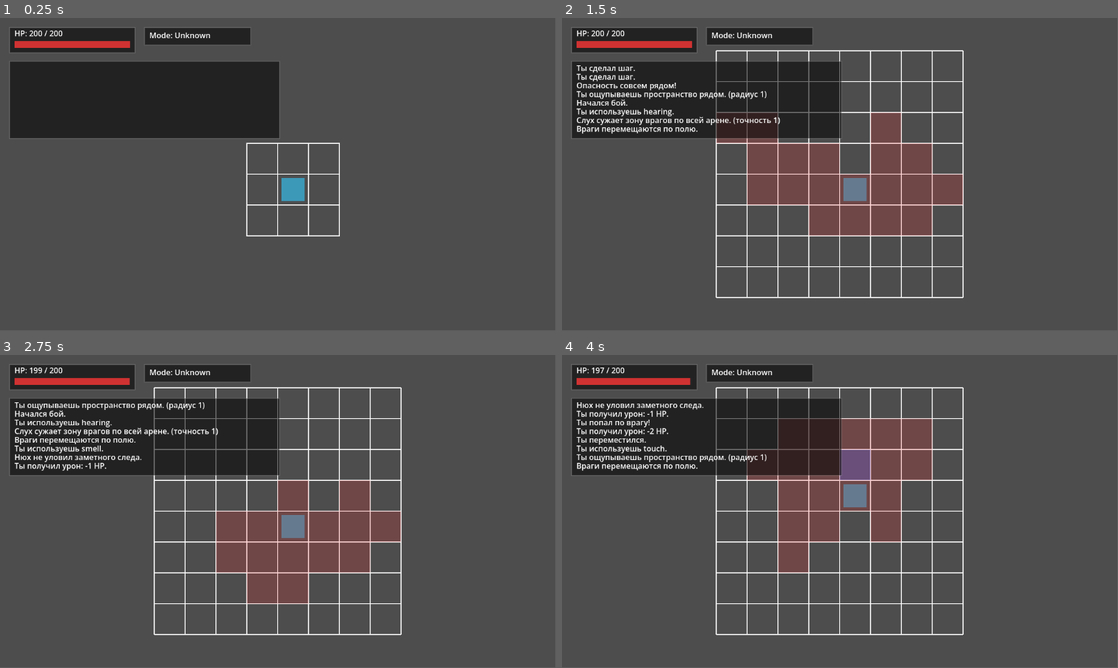
Above: before the commit, frames 1-4 (two rows, left to right).
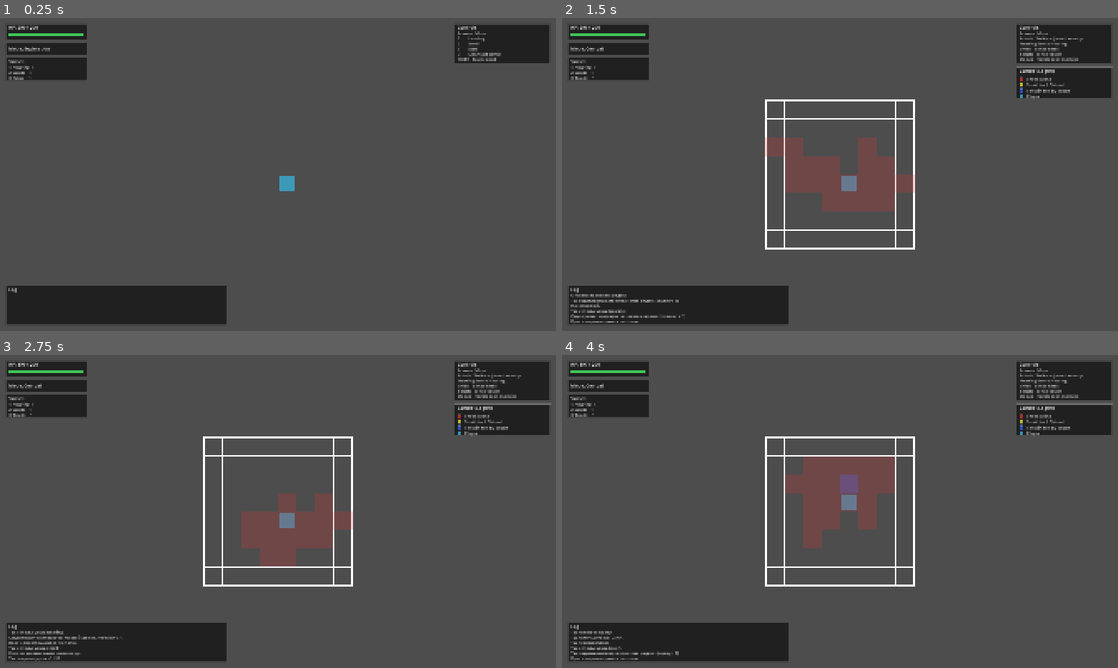
Above: after the commit, the same moments.

Repository: Anuar2004/Blind-Hunt
Game: Godot game, scene res://Main.tscn
Two runs of this game, one before a commit and one after it. Both use one fixed random seed, a clock stepped at 60 frames per second and the inputs below.
Inputs:
- Up to frame 1 (0.25 s): no input
- Up to frame 2 (1.5 s): tap Enter at 0.5 s; hold Right (ui_right) 0.53-1.28 s; hold Space (attack) 0.53-1.28 s; hold Down (ui_down) from 1.28 s (still down); tap 1 (sense_hearing) at 1.35 s
- Up to frame 3 (2.75 s): tap Enter at 2 s; release Down (ui_down) at 2.03 s; hold Right (ui_right) from 2.03 s (still down); hold 2 (sense_smell) from 2.03 s (still down)
- Up to frame 4 (4 s): tap Space (attack) at 2.75 s; release Right (ui_right) at 2.78 s; release 2 (sense_smell) at 2.78 s; hold Up (ui_up) 2.78-3.53 s; tap 3 (sense_touch) at 2.85 s; tap Enter at 3.5 s; hold Left (ui_left) from 3.53 s (still down); tap 0 at 3.6 s
The window is 799x449 before the commit and 800x450 after it. Grey fills any space a smaller window leaves; there, only what the larger window draws over its background counts as a difference.

The runs differ from the first frame. In frame 1, 21% of the frame differs, in the area x 1-99%, y 2-98%; in frame 2, 31%, in the area x 1-100%, y 2-98%; in frame 3, 30%; in frame 4, 30%.

Commit message:
HUD changes
Huge HUD revamp.

Diff:
--- a/combat_layer.gd
+++ b/combat_layer.gd
@@ -17,7 +17,6 @@
 func _process(_delta: float) -> void:
 	var board_size := Vector2(w * cell_size, h * cell_size)
 	position = (get_viewport_rect().size - board_size) * 0.5
-	queue_redraw()
 
 func _draw():
 	# Сетка
--- a/game_session.gd
+++ b/game_session.gd
@@ -103,7 +103,7 @@
 func from_dict(data: Dictionary) -> void:
 	# --- базовые параметры ---
 	seed_value = int(data.get("seed_value", 0))
-	player_max_hp = int(data.get("player_hp_max", 200))
+	player_max_hp = int(data.get("player_max_hp", 200))
 	player_hp = int(data.get("player_hp", player_max_hp))
 	skills = data.get("skills", {"hearing": 1, "smell": 1, "echo": 1})
 
--- a/hud.gd
+++ b/hud.gd
@@ -1,10 +1,16 @@
 extends Control
 class_name HUD
 
-@export var lines_to_show := 8
+@export var lines_to_show := 6
+
+const PANEL_BG := Color(0, 0, 0, 0.58)
+const PANEL_BORDER := Color(1, 1, 1, 0.16)
+const TEXT_COLOR := Color(1, 1, 1, 0.95)
+const MUTED_TEXT := Color(0.82, 0.82, 0.82, 0.92)
 
 func _ready() -> void:
-	set_anchors_preset(Control.PRESET_FULL_RECT)
+	set_anchors_and_offsets_preset(Control.PRESET_FULL_RECT)
+	mouse_filter = Control.MOUSE_FILTER_IGNORE
 
 	if not Session.log_changed.is_connected(queue_redraw):
 		Session.log_changed.connect(queue_redraw)
@@ -15,82 +21,145 @@
 	queue_redraw()
 
 func _draw() -> void:
-	_draw_hp_panel()
-	_draw_state_panel()
-	_draw_log_panel()
-
-func _draw_hp_panel() -> void:
-	var hp := int(Session.player_hp)
-	var max_hp := _get_player_max_hp()
-
-	var panel_pos := Vector2(20, 20)
-	var panel_size := Vector2(260, 52)
-
-	draw_rect(Rect2(panel_pos, panel_size), Color(0, 0, 0, 0.55), true)
-	draw_rect(Rect2(panel_pos, panel_size), Color(1, 1, 1, 0.15), false, 1.5)
-
-	var bar_margin := 10.0
-	var bar_pos := panel_pos + Vector2(bar_margin, 28)
-	var bar_size := Vector2(panel_size.x - bar_margin * 2.0, 14)
-
-	draw_rect(Rect2(bar_pos, bar_size), Color(0.15, 0.15, 0.15, 0.9), true)
-
-	var fill_ratio := 0.0
-	if max_hp > 0:
-		fill_ratio = clamp(float(hp) / float(max_hp), 0.0, 1.0)
-
-	draw_rect(
-		Rect2(bar_pos, Vector2(bar_size.x * fill_ratio, bar_size.y)),
-		Color(0.85, 0.2, 0.2, 0.95),
-		true
-	)
-
 	var font := ThemeDB.fallback_font
 	if font == null:
 		return
 
-	draw_string(font, panel_pos + Vector2(10, 18), "HP: %d / %d" % [hp, max_hp])
-
-func _draw_state_panel() -> void:
-	var font := ThemeDB.fallback_font
-	if font == null:
-		return
-
-	var state_name := _get_state_name()
-	var panel_pos := Vector2(300, 20)
-	var panel_size := Vector2(220, 36)
-
-	draw_rect(Rect2(panel_pos, panel_size), Color(0, 0, 0, 0.55), true)
-	draw_rect(Rect2(panel_pos, panel_size), Color(1, 1, 1, 0.15), false, 1.5)
-
-	draw_string(font, panel_pos + Vector2(10, 22), "Mode: " + state_name)
-
-func _draw_log_panel() -> void:
-	var font := ThemeDB.fallback_font
-	if font == null:
-		return
-
-	var start = max(0, Session.log.size() - lines_to_show)
-
-	var panel_pos := Vector2(20, 90)
+	_draw_top_left_status(font)
+	_draw_top_right_controls(font)
+	_draw_bottom_log(font)
+
+	if _is_combat():
+		_draw_combat_legend(font)
+
+func _draw_top_left_status(font) -> void:
+	var start := Vector2(20, 20)
+
+	# HP panel
+	var hp_panel_pos := start
+	var hp_panel_size := Vector2(280, 56)
+	_draw_panel(hp_panel_pos, hp_panel_size)
+
+	var hp := int(Session.player_hp)
+	var max_hp := _get_player_max_hp()
+	var hp_ratio := 0.0
+	if max_hp > 0:
+		hp_ratio = clamp(float(hp) / float(max_hp), 0.0, 1.0)
+
+	draw_string(font, hp_panel_pos + Vector2(10, 18), "HP: %d / %d" % [hp, max_hp], HORIZONTAL_ALIGNMENT_LEFT, -1, 16, TEXT_COLOR)
+
+	var bar_pos := hp_panel_pos + Vector2(10, 30)
+	var bar_size := Vector2(hp_panel_size.x - 20, 14)
+	draw_rect(Rect2(bar_pos, bar_size), Color(0.15, 0.15, 0.15, 0.95), true)
+
+	var hp_color := Color(0.85, 0.2, 0.2, 0.96)
+	if hp_ratio > 0.66:
+		hp_color = Color(0.25, 0.8, 0.35, 0.96)
+	elif hp_ratio > 0.33:
+		hp_color = Color(0.95, 0.72, 0.2, 0.96)
+
+	draw_rect(Rect2(bar_pos, Vector2(bar_size.x * hp_ratio, bar_size.y)), hp_color, true)
+
+	# Mode panel
+	var mode_panel_pos := hp_panel_pos + Vector2(0, 68)
+	var mode_panel_size := Vector2(280, 38)
+	_draw_panel(mode_panel_pos, mode_panel_size)
+
+	draw_string(
+		font,
+		mode_panel_pos + Vector2(10, 24),
+		"Mode: " + _get_pretty_state_name(),
+		HORIZONTAL_ALIGNMENT_LEFT,
+		-1,
+		16,
+		TEXT_COLOR
+	)
+
+	# Skills panel
+	var skills_panel_pos := mode_panel_pos + Vector2(0, 50)
+	var skills_panel_size := Vector2(280, 78)
+	_draw_panel(skills_panel_pos, skills_panel_size)
+
+	draw_string(font, skills_panel_pos + Vector2(10, 18), "Senses", HORIZONTAL_ALIGNMENT_LEFT, -1, 16, TEXT_COLOR)
+
+	var hearing_lvl := int(Session.skills.get("hearing", 1))
+	var smell_lvl := int(Session.skills.get("smell", 1))
+	var echo_lvl := int(Session.skills.get("echo", 1))
+
+	draw_string(font, skills_panel_pos + Vector2(10, 38), "1 Hearing: %d" % hearing_lvl, HORIZONTAL_ALIGNMENT_LEFT, -1, 15, MUTED_TEXT)
+	draw_string(font, skills_panel_pos + Vector2(10, 56), "2 Smell:   %d" % smell_lvl, HORIZONTAL_ALIGNMENT_LEFT, -1, 15, MUTED_TEXT)
+
+	if _is_combat():
+		draw_string(font, skills_panel_pos + Vector2(10, 74), "3 Touch:   %d" % echo_lvl, HORIZONTAL_ALIGNMENT_LEFT, -1, 15, MUTED_TEXT)
+	else:
+		draw_string(font, skills_panel_pos + Vector2(10, 74), "3 Echo:    %d" % echo_lvl, HORIZONTAL_ALIGNMENT_LEFT, -1, 15, MUTED_TEXT)
+
+func _draw_top_right_controls(font) -> void:
+	var lines := _get_control_lines()
+	var hud_size := _hud_size()
+
+	var panel_w := 330.0
 	var line_h := 18.0
-	var panel_size := Vector2(560, lines_to_show * line_h + 16.0)
-
-	draw_rect(Rect2(panel_pos, panel_size), Color(0, 0, 0, 0.55), true)
-	draw_rect(Rect2(panel_pos, panel_size), Color(1, 1, 1, 0.15), false, 1.5)
-
-	var y := panel_pos.y + 20.0
-	for i in range(start, Session.log.size()):
-		draw_string(font, Vector2(panel_pos.x + 10.0, y), str(Session.log[i]))
+	var panel_h := 18.0 + float(lines.size()) * line_h + 10.0
+	var panel_pos := Vector2(hud_size.x - panel_w - 20.0, 20.0)
+	var panel_size := Vector2(panel_w, panel_h)
+
+	_draw_panel(panel_pos, panel_size)
+
+	draw_string(font, panel_pos + Vector2(10, 18), "Controls", HORIZONTAL_ALIGNMENT_LEFT, -1, 16, TEXT_COLOR)
+
+	var y := panel_pos.y + 38.0
+	for line in lines:
+		draw_string(font, Vector2(panel_pos.x + 10.0, y), line, HORIZONTAL_ALIGNMENT_LEFT, -1, 15, MUTED_TEXT)
 		y += line_h
 
+func _draw_combat_legend(font) -> void:
+	var hud_size := _hud_size()
+
+	var panel_pos := Vector2(hud_size.x - 330.0 - 20.0, 170.0)
+	var panel_size := Vector2(330, 104)
+	_draw_panel(panel_pos, panel_size)
+
+	draw_string(font, panel_pos + Vector2(10, 18), "Combat Legend", HORIZONTAL_ALIGNMENT_LEFT, -1, 16, TEXT_COLOR)
+
+	_draw_legend_row(font, panel_pos + Vector2(10, 34), Color(1.0, 0.2, 0.2, 0.70), "Threat zone")
+	_draw_legend_row(font, panel_pos + Vector2(10, 54), Color(1.0, 1.0, 0.2, 0.70), "Smell trail / blood")
+	_draw_legend_row(font, panel_pos + Vector2(10, 74), Color(0.2, 0.4, 1.0, 0.70), "Terrain felt by touch")
+	_draw_legend_row(font, panel_pos + Vector2(10, 94), Color(0.2, 0.8, 1.0, 0.70), "Player")
+
+func _draw_bottom_log(font) -> void:
+	var hud_size := _hud_size()
+	var start_idx = max(0, Session.log.size() - lines_to_show)
+
+	var panel_w = min(hud_size.x - 40.0, 760.0)
+	var line_h := 18.0
+	var panel_h := 18.0 + float(lines_to_show) * line_h + 10.0
+	var panel_pos := Vector2(20.0, hud_size.y - panel_h - 20.0)
+	var panel_size := Vector2(panel_w, panel_h)
+
+	_draw_panel(panel_pos, panel_size)
+
+	draw_string(font, panel_pos + Vector2(10, 18), "Log", HORIZONTAL_ALIGNMENT_LEFT, -1, 16, TEXT_COLOR)
+
+	var y := panel_pos.y + 38.0
+	for i in range(start_idx, Session.log.size()):
+		draw_string(font, Vector2(panel_pos.x + 10.0, y), str(Session.log[i]), HORIZONTAL_ALIGNMENT_LEFT, panel_w - 20.0, 15, MUTED_TEXT)
+		y += line_h
+
+func _draw_panel(pos: Vector2, panel_size: Vector2) -> void:
+	draw_rect(Rect2(pos, panel_size), PANEL_BG, true)
+	draw_rect(Rect2(pos, panel_size), PANEL_BORDER, false, 1.5)
+
+func _draw_legend_row(font, pos: Vector2, swatch_color: Color, label: String) -> void:
+	draw_rect(Rect2(pos, Vector2(14, 14)), swatch_color, true)
+	draw_rect(Rect2(pos, Vector2(14, 14)), Color(1, 1, 1, 0.18), false, 1.0)
+	draw_string(font, pos + Vector2(24, 12), label, HORIZONTAL_ALIGNMENT_LEFT, -1, 15, MUTED_TEXT)
+
 func _get_player_max_hp() -> int:
-	if "player_max_hp" in Session:
-		return max(1, int(Session.player_max_hp))
-	return max(1, int(Session.player_hp))
+	return max(1, int(Session.player_max_hp))
 
 func _get_state_name() -> String:
-	var gsm = get_tree().get_first_node_in_group("game_state_machine")
+	var gsm = get_tree().get_first_node_in_group("gsm")
 	if gsm == null:
 		return "Unknown"
 
@@ -100,3 +169,39 @@
 			return state.name
 
 	return "Unknown"
+
+func _get_pretty_state_name() -> String:
+	var raw := _get_state_name()
+	match raw:
+		"ExplorationState":
+			return "Exploration"
+		"CombatState":
+			return "Combat"
+		_:
+			return raw
+
+func _is_combat() -> bool:
+	return _get_state_name() == "CombatState"
+
+func _get_control_lines() -> Array[String]:
+	if _is_combat():
+		return [
+			"Arrows  Move",
+			"Attack  Strike adjacent enemy",
+			"Hearing Sense hearing",
+			"Smell   Sense smell",
+			"Touch   Sense touch",
+			"Debug   Toggle real enemies"
+		]
+
+	return [
+		"Arrows  Move",
+		"1       Hearing",
+		"2       Smell",
+		"3       Echo",
+		"0       Clear last sense",
+		"F5/F9   Save / Load"
+	]
+
+func _hud_size() -> Vector2:
+	return get_viewport_rect().size
--- a/overworld_layer.gd
+++ b/overworld_layer.gd
@@ -115,12 +115,13 @@
 
 			# Временно текст (для отладки)
 			var font := ThemeDB.fallback_font
-			draw_string(
-				font,
-				sp + Vector2(6, CELL_SIZE * 0.6),
-				content,
-				HORIZONTAL_ALIGNMENT_LEFT,
-				CELL_SIZE - 12,
-				14,
-				Color(1,1,1,0.9)
-			)
+			if font != null:
+				draw_string(
+					font,
+					sp + Vector2(6, CELL_SIZE * 0.6),
+					content,
+					HORIZONTAL_ALIGNMENT_LEFT,
+					CELL_SIZE - 12,
+					14,
+					Color(1,1,1,0.9)
+				)
--- a/project.godot
+++ b/project.godot
@@ -18,6 +18,13 @@
 [autoload]
 
 Session="*uid://bu41he66805l1"
+
+[display]
+
+window/size/viewport_width=1920
+window/size/viewport_height=1080
+window/stretch/mode="canvas_items"
+window/stretch/aspect="expand"
 
 [input]
 
